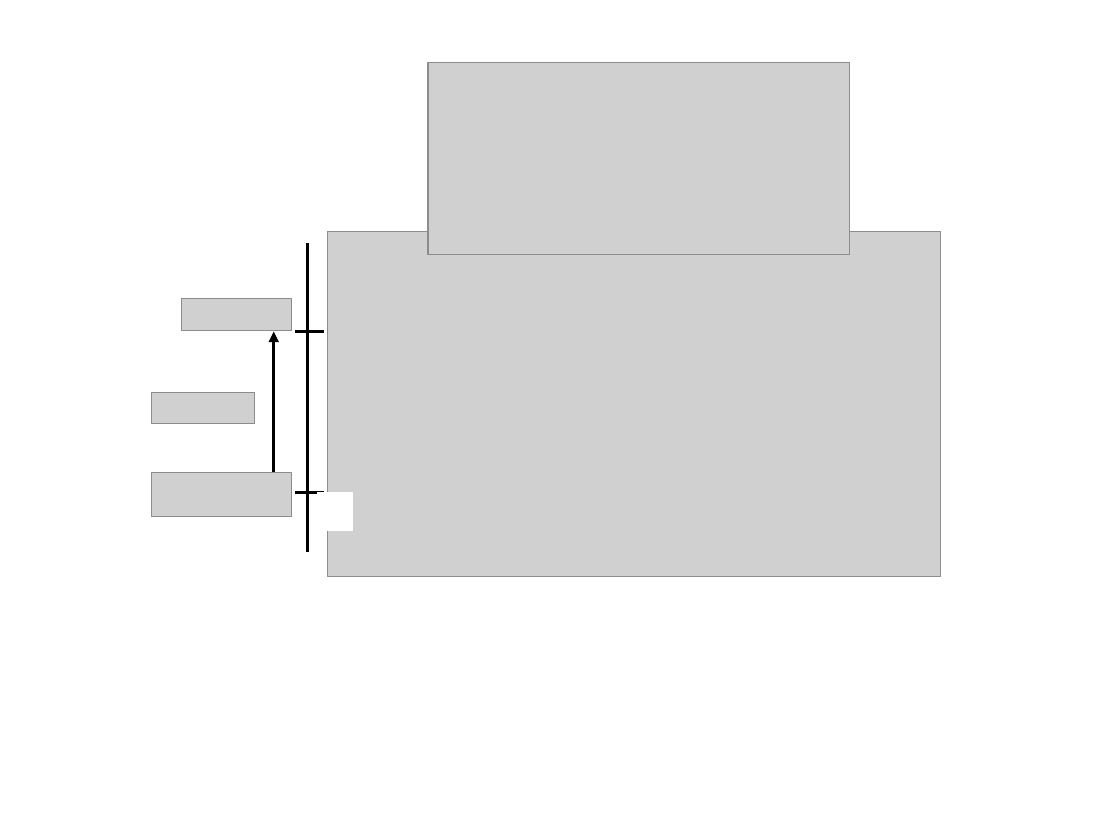
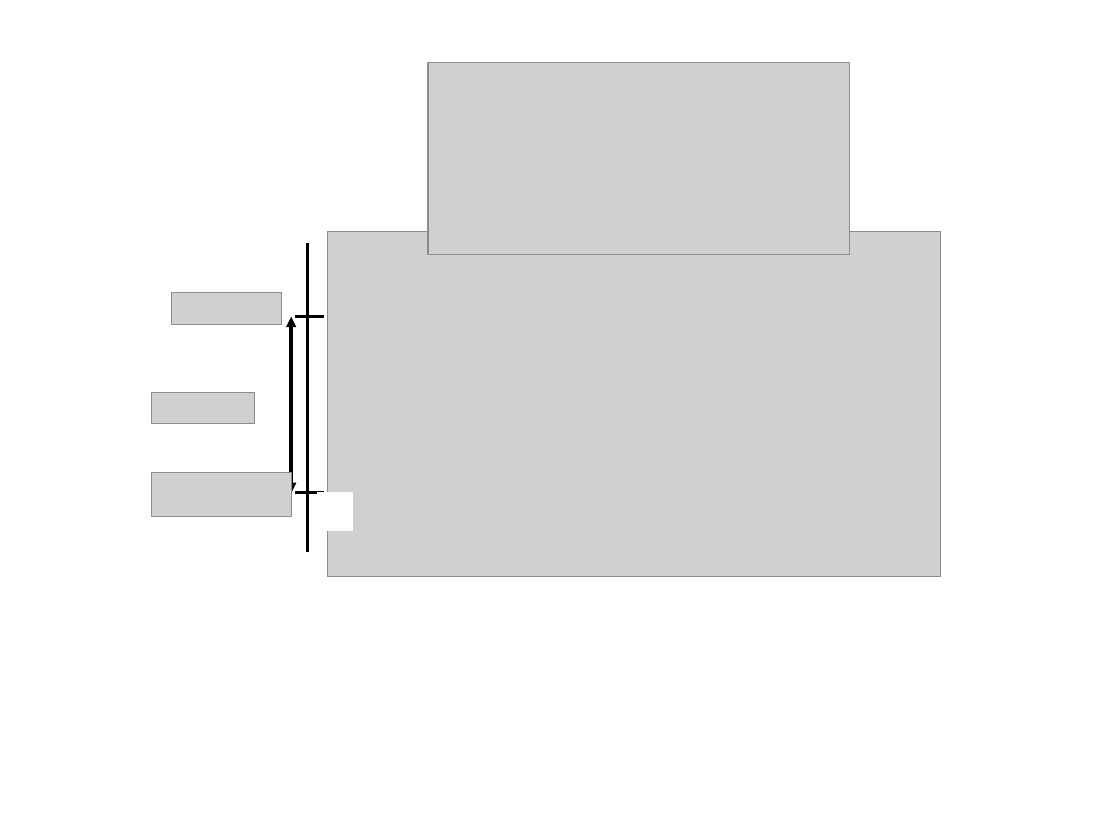
Before and after one commit to gcohenfr/STAT540_RMarkdown_Slides, a slide deck: slide 3 of pics.pptx. Drawn at 1120x840 pixels with LibreOffice and Linux fonts; fonts in the diff are those of the drawing; grey boxes stand for pictures. Boxes give left, top, right and bottom in pixels: in the first picture for what was removed or moved away, otherwise in the second. Text is boxed around its words. In the diff, an @@ line names an element or a change of style, - is before the commit and + after.

```diff
--- a/pics.pptx
+++ b/pics.pptx
@@ picture: place and size @@
-picture at <box>181,298,291,330</box>
+picture at <box>171,292,281,325</box>
@@ double arrow moved from (273, 332) - (273, 492) to (291, 317) - (291, 493) @@
@@ line moved from (295, 332) - (324, 332) to (295, 317) - (324, 317) @@
```
Also in this commit, not shown: 1 other file.
